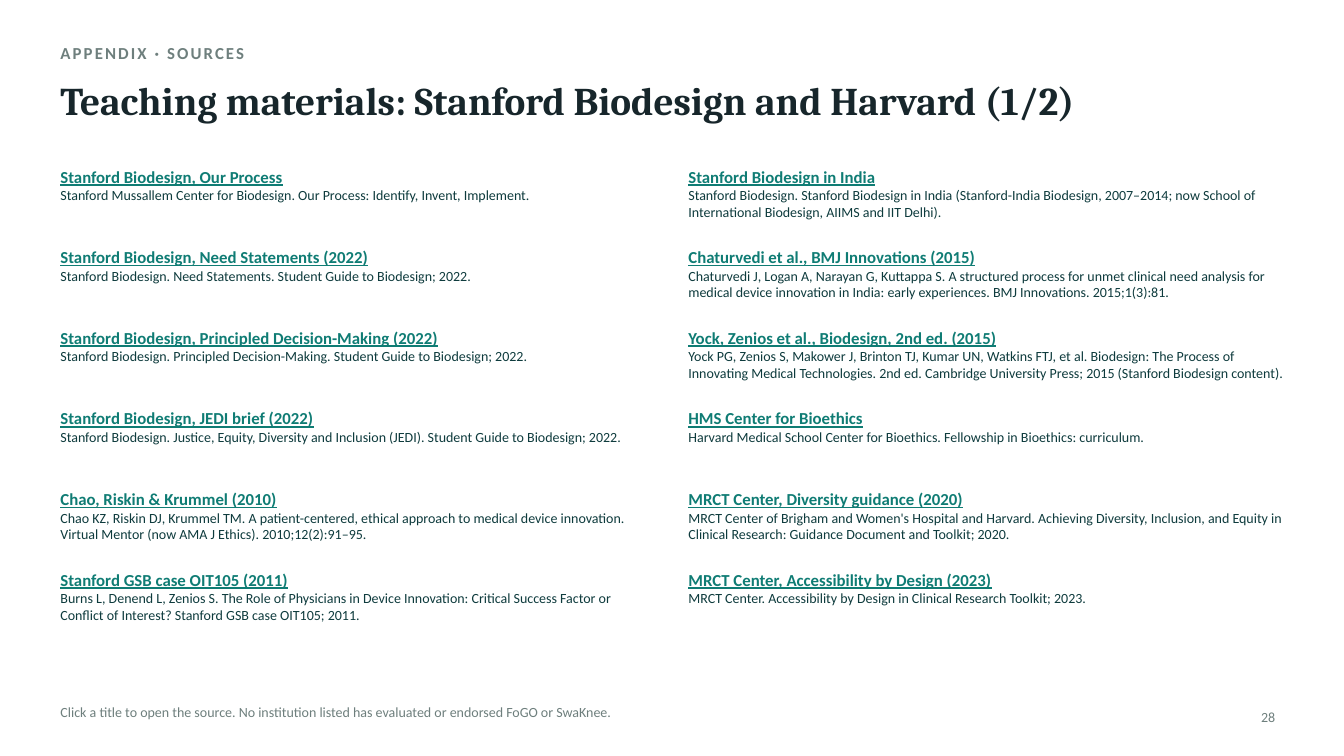
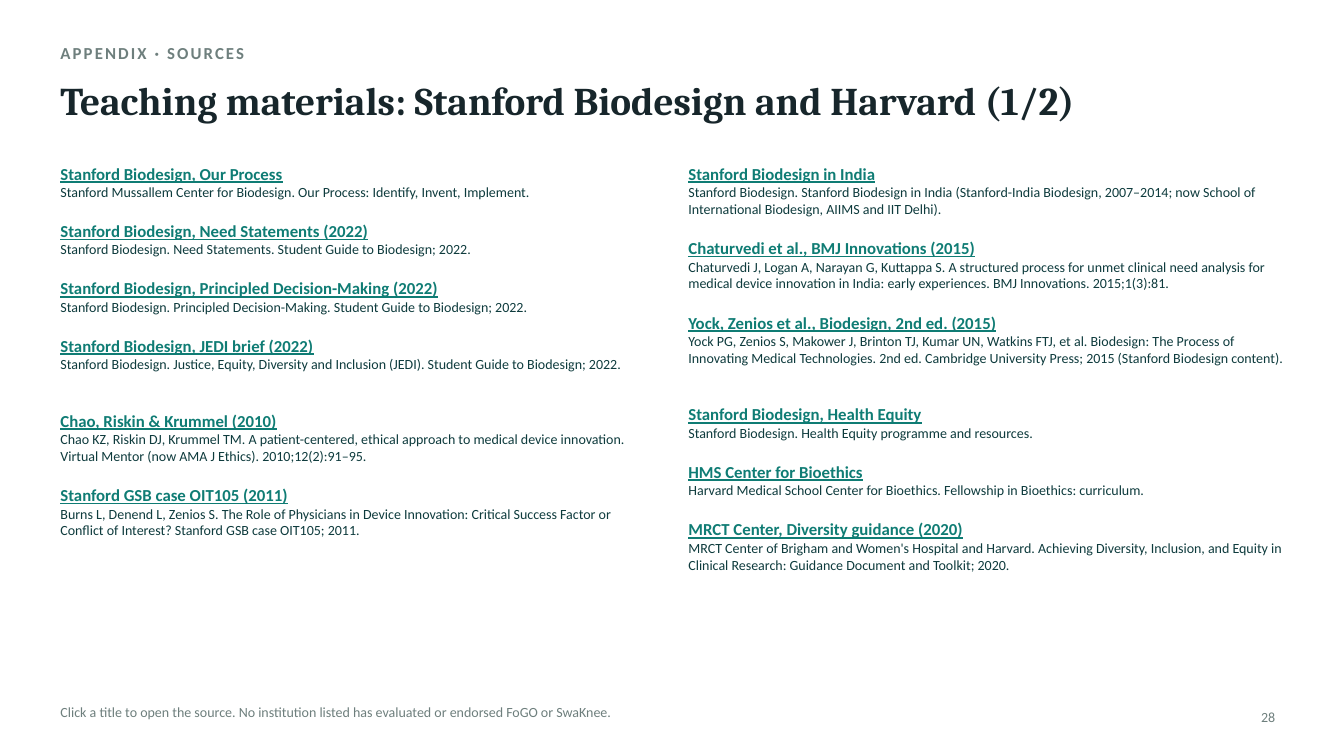
Before and after one commit to ivikasjha/claude, a slide deck: slide 28 of deck/From_Innovation_to_Patient_Impact.pptx. Drawn at 1344x756 pixels with LibreOffice and Linux fonts; fonts in the diff are those of the drawing. Boxes give left, top, right and bottom in pixels: in the first picture for what was removed or moved away, otherwise in the second. Text is boxed around its words. In the diff, an @@ line names an element or a change of style, - is before the commit and + after.

```diff
--- a/deck/From_Innovation_to_Patient_Impact.pptx
+++ b/deck/From_Innovation_to_Patient_Impact.pptx
@@ text "Stanford Biodesign, Need Statements (2022)": place and size @@
-text "Stanford Biodesign, Need Statements (2022)" at [60, 250, 471, 284]
+text "Stanford Biodesign, Need Statements (2022)" at [60, 224, 471, 257]
@@ text "Chaturvedi et al., BMJ Innovations ...": place and size @@
-text "Chaturvedi et al., BMJ Innovations ..." at [688, 250, 1265, 300]
+text "Chaturvedi et al., BMJ Innovations ..." at [688, 241, 1265, 291]
@@ text "Stanford Biodesign, Principled Decision-Making (2022)": place and size @@
-text "Stanford Biodesign, Principled Decision-Making (2022)" at [60, 332, 527, 364]
+text "Stanford Biodesign, Principled Decision-Making (2022)" at [60, 282, 527, 315]
@@ text "Yock, Zenios et al., Biodesign, ...": place and size @@
-text "Yock, Zenios et al., Biodesign, ..." at [688, 331, 1282, 381]
+text "Yock, Zenios et al., Biodesign, ..." at [688, 316, 1282, 366]
@@ text "Stanford Biodesign, JEDI brief (2022)": place and size @@
-text "Stanford Biodesign, JEDI brief (2022)" at [60, 412, 621, 445]
+text "Stanford Biodesign, JEDI brief (2022)" at [60, 340, 621, 372]
@@ text "Chao, Riskin & Krummel (2010)": place and size @@
-text "Chao, Riskin & Krummel (2010)" at [60, 493, 625, 541]
+text "Chao, Riskin & Krummel (2010)" at [60, 415, 625, 463]
@@ text added at [688, 408, 1033, 441], 10 pt, text #0E3B3D @@
+Stanford Biodesign, Health Equity
+Stanford Biodesign. Health Equity programme and resources.
@@ text "HMS Center for Bioethics" rewrapped from [688, 412, 1144, 445] to [688, 485, 1144, 498] @@
@@ text "Stanford GSB case OIT105 (2011)": place and size @@
-text "Stanford GSB case OIT105 (2011)" at [60, 572, 611, 622]
+text "Stanford GSB case OIT105 (2011)" at [60, 488, 611, 537]
@@ text "MRCT Center, Diversity guidance (2020)": place and size @@
-text "MRCT Center, Diversity guidance (2020)" at [688, 492, 1282, 541]
+text "MRCT Center, Diversity guidance (2020)" at [688, 523, 1282, 572]
@@ text removed at [688, 574, 1086, 606] @@
-MRCT Center, Accessibility by Design (2023)
-MRCT Center. Accessibility by Design in Clinical Research Toolkit; 2023.
```
Also in this commit, not shown: 34 other slides changed, 1 slide removed, 37 other files.
